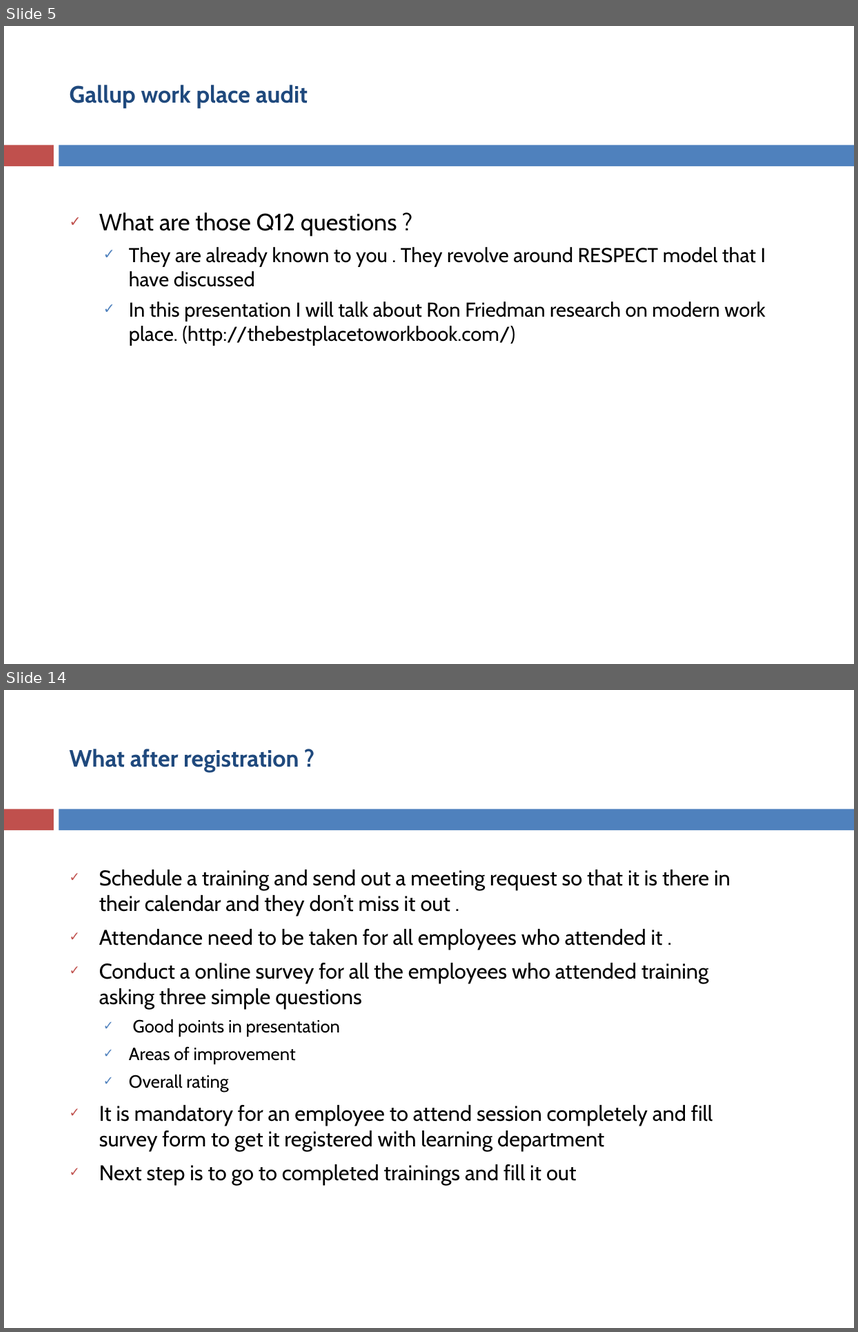
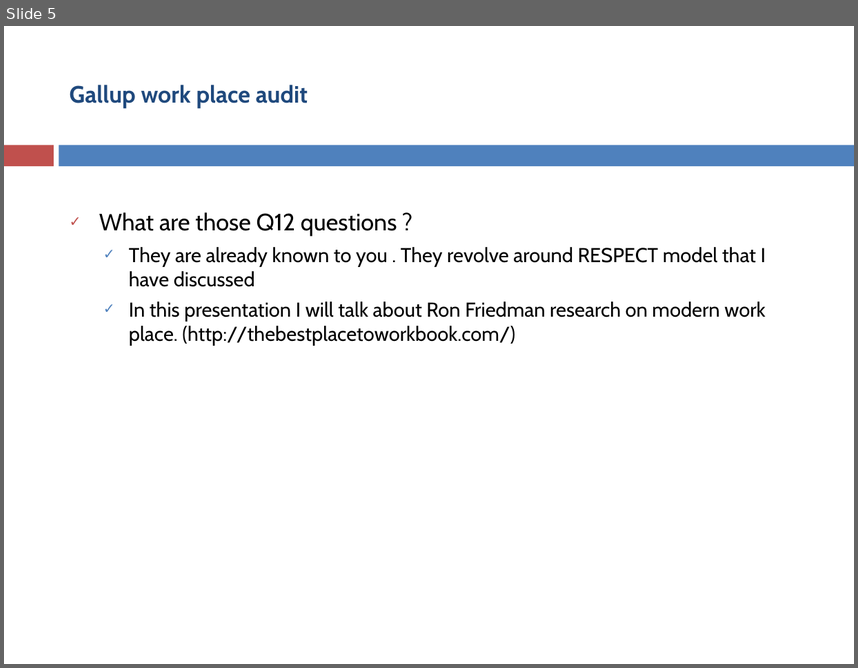
Before and after one commit to asakala/notes, a slide deck: Prokarma/Magnetic Work Environment.pptx. Shown one above the other, each under a label of ours: slides 5 and 14 before the commit, slide 5 after it; the slides between them are not shown. The pictures are 858x1332 and 858x668 pixels, drawn with LibreOffice and Linux fonts; fonts in the diff are those of the drawing. Boxes give left, top, right and bottom in pixels: in the first picture for what was removed or moved away, otherwise in the second. Text is boxed around its words. In the diff, an @@ line names an element or a change of style, - is before the commit and + after.

```diff
--- a/Prokarma/Magnetic Work Environment.pptx
+++ b/Prokarma/Magnetic Work Environment.pptx
@@ slide 14 removed at (x1=4, y1=690, x2=854, y2=1328), background #FFFFFF; not listed: 2 template elements that a slide beside it also shows @@
@@ title removed at (x1=70, y1=749, x2=299, y2=772) @@
-What after registration ?
@@ text removed at (x1=99, y1=869, x2=731, y2=1185) @@
-✓ Schedule a training and send out a meeting request so that it is there in their calendar and they don’t miss it out .
-✓ Attendance need to be taken for all employees who attended it .
-✓ Conduct a online survey for all the employees who attended training asking three simple questions
-  ✓ Good points in presentation
-  ✓ Areas of improvement
-  ✓ Overall rating
-✓ It is mandatory for an employee to attend session completely and fill survey form to get it registered with learning department
-✓ Next step is to go to completed trainings and fill it out
```
Also in this commit, not shown: 3 slides changed, 3 slides added, 15 other slides removed.
